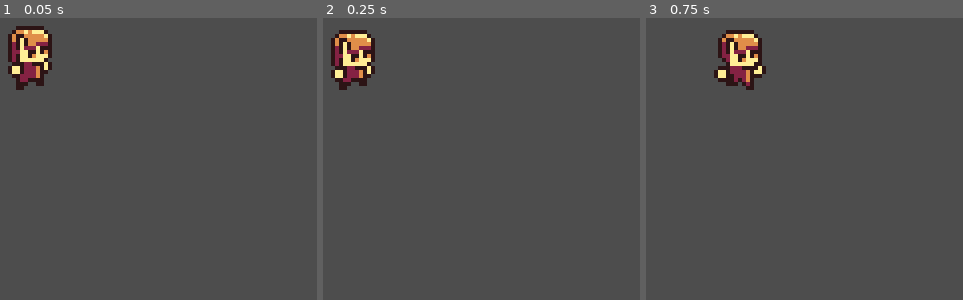
Above: before the commit, frames 1-3 (left to right).
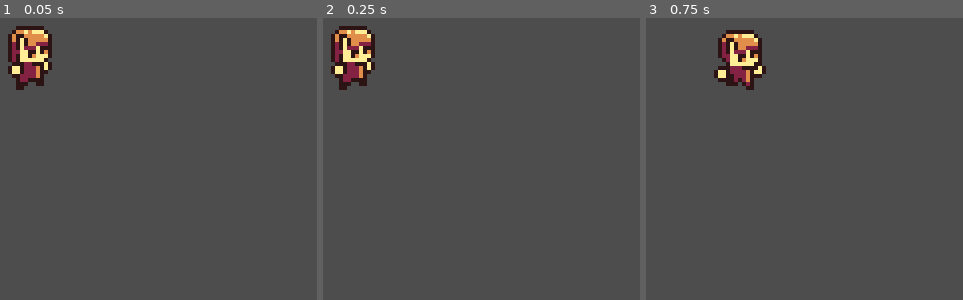
Above: after the commit, the same moments.

Repository: Halfwaywrong/GBDungeon
Game: Godot game, scene res://Assets/Scenes/game.tscn
Two runs of this game, one before a commit and one after it. Both use one fixed random seed, a clock stepped at 60 frames per second and the inputs below.
Inputs:
- Up to frame 1 (0.05 s): no input
- Up to frame 2 (0.25 s): no input
- Up to frame 3 (0.75 s): hold D (move_right) from 0.53 s (still down)
The pictures show only the part of the screen within x 31-81%, y 31-81%; the shares and areas given below are measured in that part.

Frame 1 is identical in both runs. In frame 2, 1.3% of the frame differs, in the area x 2-17%, y 2-23%; in frame 3, nothing differs.

Commit message:
Changes to player idle animations

Diff:
--- a/Assets/Scenes/player.tscn
+++ b/Assets/Scenes/player.tscn
@@ -2,23 +2,6 @@
 
 [ext_resource type="Script" path="res://Assets/Scripts/player.gd" id="1_7w753"]
 [ext_resource type="Texture2D" uid="uid://bc474ne04ido6" path="res://Assets/Sprites/elf.png" id="1_vjwdu"]
-
-[sub_resource type="Animation" id="Animation_dm47d"]
-resource_name = "idle_right"
-length = 0.6
-loop_mode = 1
-tracks/0/type = "value"
-tracks/0/imported = false
-tracks/0/enabled = true
-tracks/0/path = NodePath("sprite:frame")
-tracks/0/interp = 1
-tracks/0/loop_wrap = true
-tracks/0/keys = {
-"times": PackedFloat32Array(0, 0.1, 0.2, 0.3),
-"transitions": PackedFloat32Array(1, 1, 1, 1),
-"update": 1,
-"values": [0, 1, 2, 0]
-}
 
 [sub_resource type="Animation" id="Animation_qwdoh"]
 length = 0.001
@@ -37,7 +20,6 @@
 
 [sub_resource type="Animation" id="Animation_ey746"]
 resource_name = "idle_left"
-length = 0.6
 loop_mode = 1
 tracks/0/type = "value"
 tracks/0/imported = false
@@ -46,10 +28,44 @@
 tracks/0/interp = 1
 tracks/0/loop_wrap = true
 tracks/0/keys = {
-"times": PackedFloat32Array(0, 0.1, 0.2, 0.3),
+"times": PackedFloat32Array(0, 0.6, 0.7, 0.8, 0.9),
+"transitions": PackedFloat32Array(1, 1, 1, 1, 1),
+"update": 1,
+"values": [7, 7, 8, 9, 7]
+}
+
+[sub_resource type="Animation" id="Animation_dm47d"]
+resource_name = "idle_right"
+loop_mode = 1
+tracks/0/type = "value"
+tracks/0/imported = false
+tracks/0/enabled = true
+tracks/0/path = NodePath("sprite:frame")
+tracks/0/interp = 1
+tracks/0/loop_wrap = true
+tracks/0/keys = {
+"times": PackedFloat32Array(0, 0.6, 0.7, 0.8, 0.9),
+"transitions": PackedFloat32Array(1, 1, 1, 1, 1),
+"update": 1,
+"values": [0, 0, 1, 2, 0]
+}
+
+[sub_resource type="Animation" id="Animation_s2b36"]
+resource_name = "walk_left"
+length = 0.6
+loop_mode = 1
+step = 0.05
+tracks/0/type = "value"
+tracks/0/imported = false
+tracks/0/enabled = true
+tracks/0/path = NodePath("sprite:frame")
+tracks/0/interp = 1
+tracks/0/loop_wrap = true
+tracks/0/keys = {
+"times": PackedFloat32Array(0, 0.15, 0.3, 0.45),
 "transitions": PackedFloat32Array(1, 1, 1, 1),
 "update": 1,
-"values": [7, 8, 9, 7]
+"values": [21, 22, 23, 24]
 }
 
 [sub_resource type="Animation" id="Animation_xtfp7"]
@@ -68,24 +84,6 @@
 "transitions": PackedFloat32Array(1, 1, 1, 1),
 "update": 1,
 "values": [14, 15, 16, 17]
-}
-
-[sub_resource type="Animation" id="Animation_s2b36"]
-resource_name = "walk_left"
-length = 0.6
-loop_mode = 1
-step = 0.05
-tracks/0/type = "value"
-tracks/0/imported = false
-tracks/0/enabled = true
-tracks/0/path = NodePath("sprite:frame")
-tracks/0/interp = 1
-tracks/0/loop_wrap = true
-tracks/0/keys = {
-"times": PackedFloat32Array(0, 0.15, 0.3, 0.45),
-"transitions": PackedFloat32Array(1, 1, 1, 1),
-"update": 1,
-"values": [21, 22, 23, 24]
 }
 
 [sub_resource type="AnimationLibrary" id="AnimationLibrary_yabc5"]
